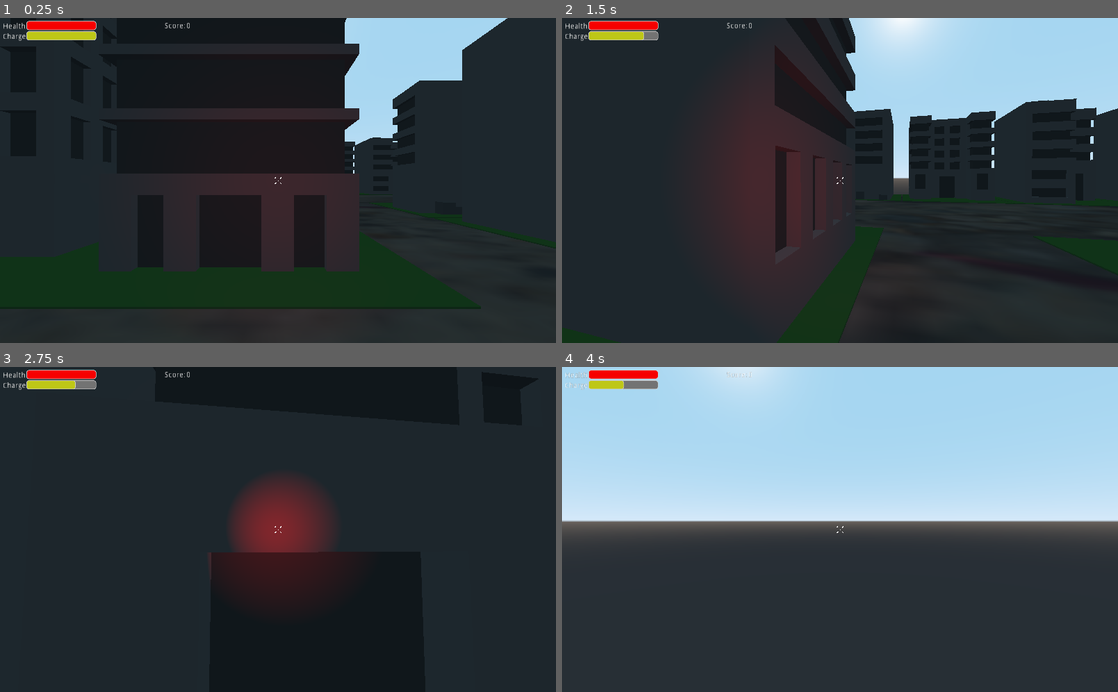
Above: before the commit, frames 1-4 (two rows, left to right).
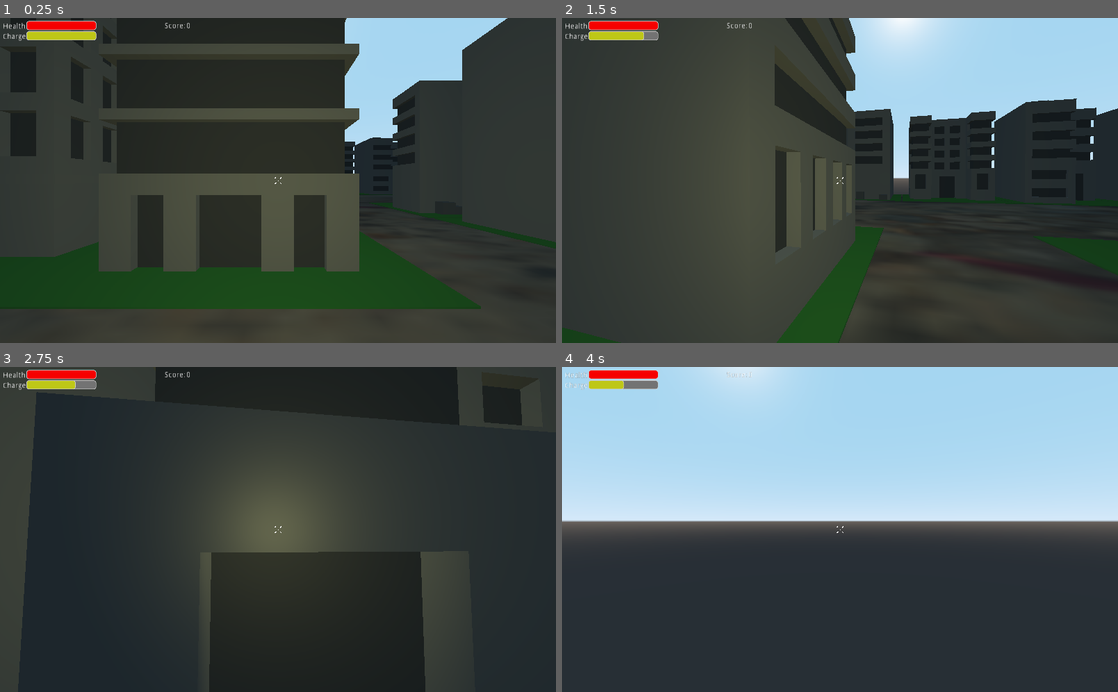
Above: after the commit, the same moments.

Repository: Bricode/BestGroupGameJam2021
Game: Godot game, scene res://Levels/City.tscn
Two runs of this game, one before a commit and one after it. Both use one fixed random seed, a clock stepped at 60 frames per second and the inputs below. This scene is started directly instead of the project's main scene.
Inputs (mouse positions are in pixels of both pictures, inside the frame that each line leads up to):
- Up to frame 1 (0.25 s): no input
- Up to frame 2 (1.5 s): tap Enter at 0.5 s; move the mouse to (867, 180) at 0.52 s; press the mouse at (867, 180) at 0.53 s; hold W (move_forward) from 0.53 s (still down); tap Space (jump) at 0.77 s; move the mouse to (812, 180) at 1.27 s; release the mouse at (812, 180) at 1.28 s; click (812, 180) at 1.35 s
- Up to frame 3 (2.75 s): keep holding W (move_forward); tap Space (jump) at 1.52 s; move the mouse to (289, 523) at 2.02 s; hold Shift (sprint) from 2.03 s (still down); click (289, 523) at 2.3 s
- Up to frame 4 (4 s): keep holding W (move_forward); move the mouse to (834, 536) at 2.77 s; release Shift (sprint) at 2.78 s; click (834, 536) at 2.85 s; tap Space (jump) at 3.02, 3.77 s; move the mouse to (878, 532) at 3.52 s; press the mouse at (878, 532) at 3.53 s

The runs differ from the first frame. In frame 1, 19% of the frame differs, in the area x 8-84%, y 0-100%; in frame 2, 33%, in the area x 11-54%, y 0-100%; in frame 3, 21%; in frame 4, nothing differs.
Error in both runs: Attempt to call function 'add_child' in base 'null instance' on a null instance. (res://Player/Player.gd:65)

Commit message:
CLEANING

Diff:
--- a/BestGroupGameJam2021/Player/LaserMesh.tscn
+++ b/BestGroupGameJam2021/Player/LaserMesh.tscn
@@ -6,7 +6,7 @@
 
 [sub_resource type="SpatialMaterial" id=4]
 emission_enabled = true
-emission = Color( 1, 0, 0, 1 )
+emission = Color( 1, 0.984314, 0, 1 )
 emission_energy = 100.0
 emission_operator = 0
 emission_on_uv2 = false
@@ -27,7 +27,7 @@
 shape = SubResource( 3 )
 
 [node name="OmniLight" type="OmniLight" parent="."]
-light_color = Color( 1, 0, 0, 1 )
+light_color = Color( 1, 0.913725, 0, 1 )
 omni_range = 6.70916
 
 [connection signal="body_entered" from="Area" to="." method="_on_Area_body_entered"]
--- a/BestGroupGameJam2021/Player/Player.tscn
+++ b/BestGroupGameJam2021/Player/Player.tscn
@@ -24,12 +24,19 @@
 [node name="Camera" type="Camera" parent="Head"]
 cull_mask = 1048573
 
+[node name="RayCast" type="RayCast" parent="Head/Camera"]
+enabled = true
+cast_to = Vector3( 0, 0, -100 )
+collision_mask = 2
+
 [node name="FlashLight" type="SpotLight" parent="Head/Camera"]
 transform = Transform( 1, 0, 0, 0, 1, 0, 0, 0, 1, 0, 0, -0.6 )
-light_color = Color( 1, 0, 0, 1 )
+light_color = Color( 1, 0.996078, 0.682353, 1 )
+light_energy = 0.5
 light_specular = 0.84
-spot_range = 15.0
+spot_range = 67.3677
 spot_attenuation = 5.0
+spot_angle = 80.7875
 
 [node name="Weapons" type="Spatial" parent="Head/Camera"]
 
--- a/BestGroupGameJam2021/Ui/DeathScreen/DeathScreen.gd
+++ b/BestGroupGameJam2021/Ui/DeathScreen/DeathScreen.gd
@@ -11,11 +11,8 @@
 	get_tree().change_scene("res://Ui/TitleScreen/Title.tscn")
 
 func _on_NewGame_pressed():
-	PlayerInfo.reset_level()
-	PlayerInfo.weapon = false
 	PlayerInfo.health = 100
 	PlayerInfo.charge = 100
-	PlayerInfo.charge_clip = 100
 	PlayerInfo.power = 100
 	get_tree().change_scene("res://Levels/Level1.tscn")
 
